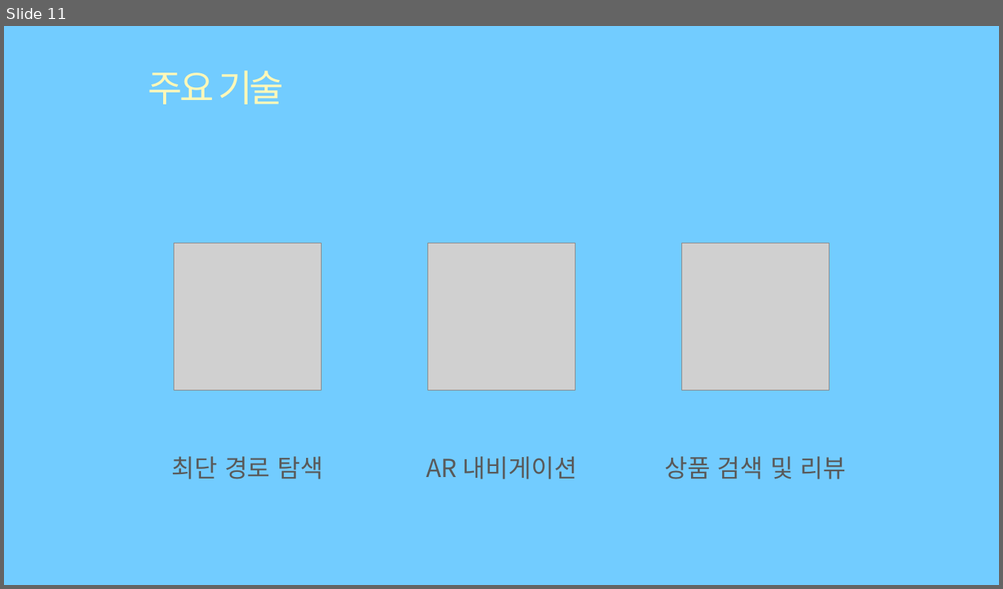
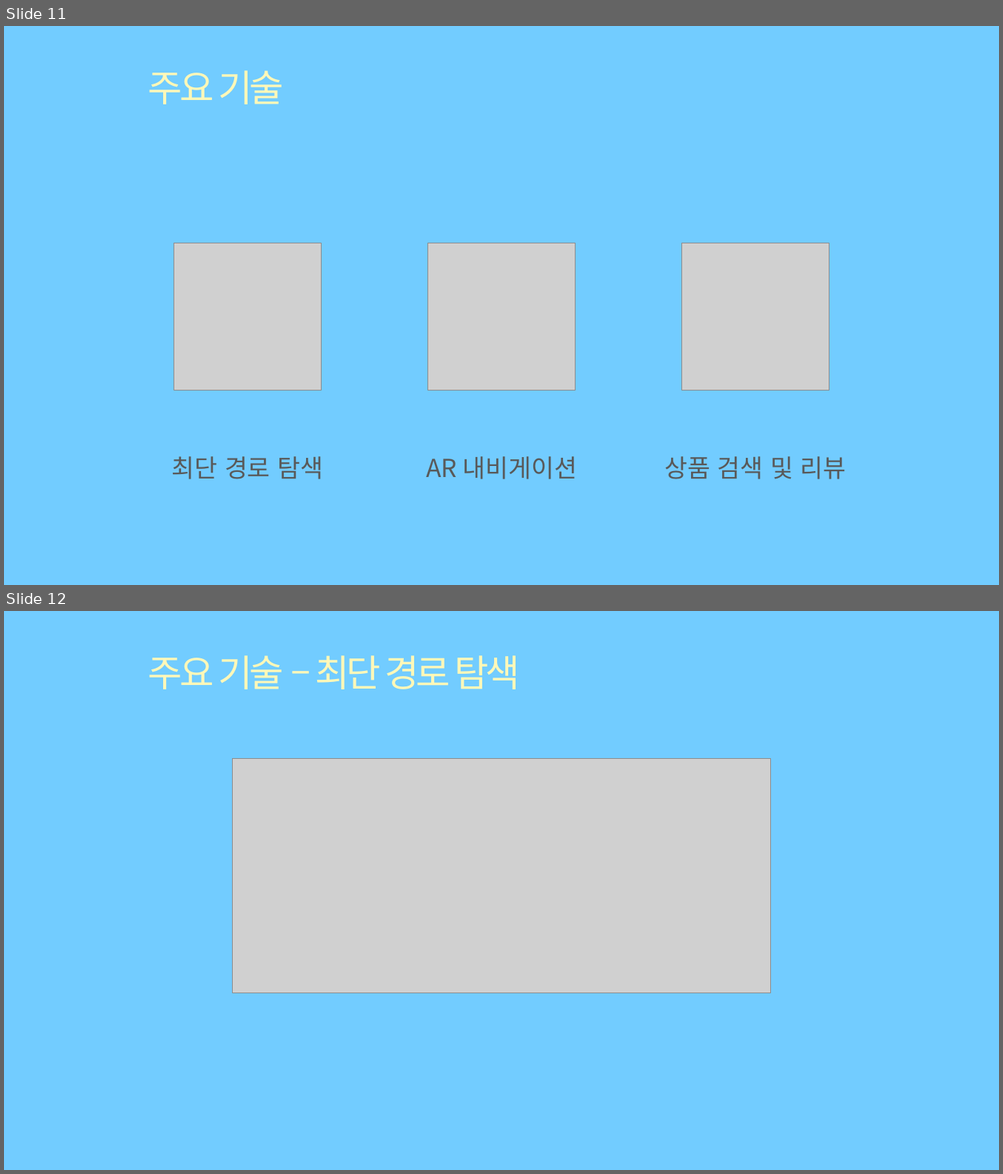
Before and after one commit to eunbicho/mmARt, a slide deck: A405최종발표.pptx. Shown one above the other, each under a label of ours: slide 11 before the commit, slides 11 and 12 after it. The pictures are 1003x589 and 1003x1174 pixels, drawn with LibreOffice and Linux fonts; fonts in the diff are those of the drawing; grey boxes stand for pictures; background and template pictures are left out. Boxes give left, top, right and bottom in pixels: in the first picture for what was removed or moved away, otherwise in the second. Text is boxed around its words. In the diff, an @@ line names an element or a change of style, - is before the commit and + after.

```diff
--- a/A405최종발표.pptx
+++ b/A405최종발표.pptx
@@ slide 12 added at <box>4,611,999,1170</box>, background #72CCFF @@
@@ title added at <box>148,655,521,689</box>, 36 pt, text #FFF8B8 @@
+주요 기술 – 최단 경로 탐색
@@ picture added at <box>233,759,769,994</box> @@
```
Also in this commit, not shown: 6 slides changed, 4 other slides added, 3 slides removed.
